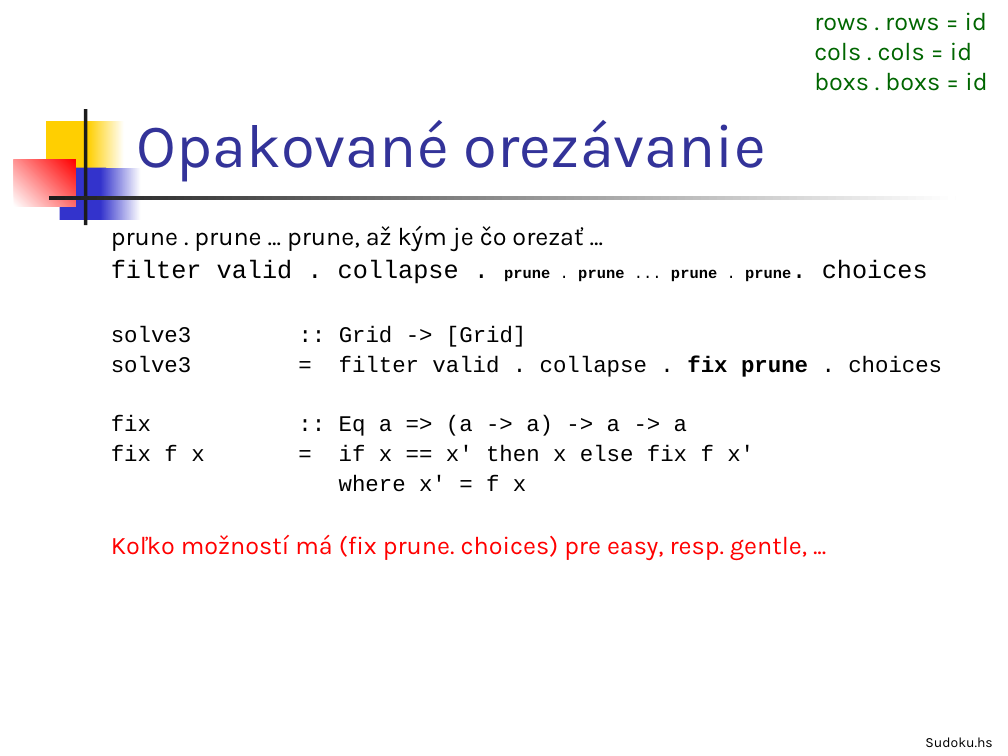
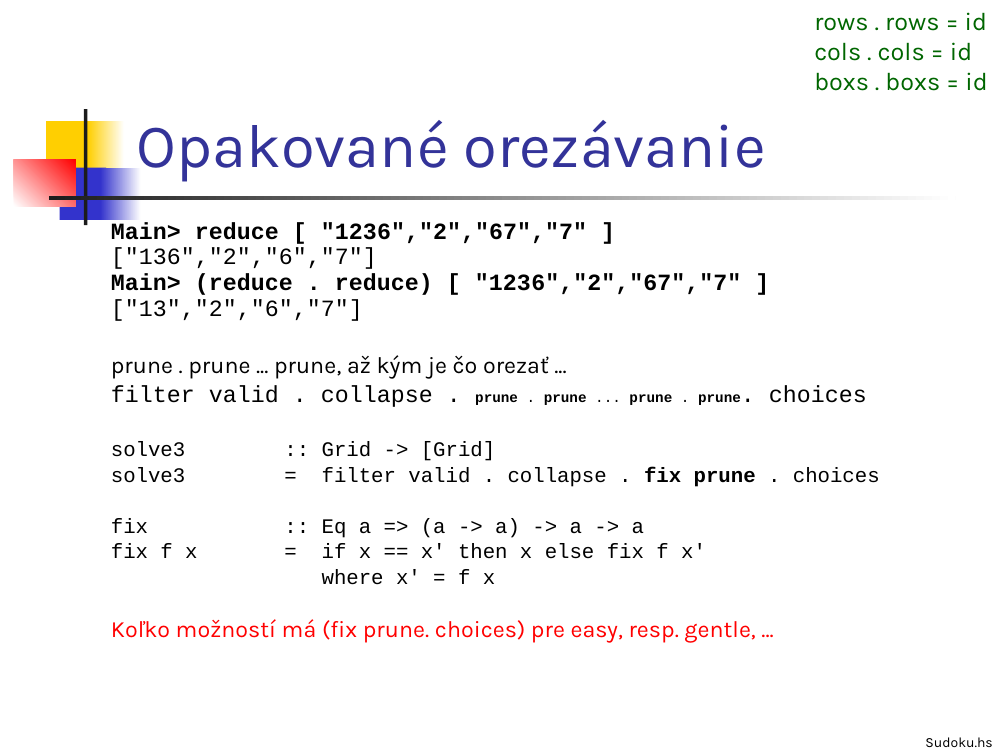
Before and after one commit to Funkcionalne/Prednasky, a slide deck: slide 40 of 04/04_fpro.ppt (slide 39 before the commit). Drawn at 1008x756 pixels with LibreOffice and Linux fonts; fonts in the diff are those of the drawing. Boxes give left, top, right and bottom in pixels: in the first picture for what was removed or moved away, otherwise in the second. Text is boxed around its words. In the diff, an @@ line names an element or a change of style, - is before the commit and + after.

```diff
--- a/04/04_fpro.ppt
+++ b/04/04_fpro.ppt
@@ text at [111,222,741,321]: paragraphs added @@
+Main> reduce [ "1236","2","67","7" ]
+["136","2","6","7"]
+Main> (reduce . reduce) [ "1236","2","67","7" ]
+["13","2","6","7"]
@@ text at [111,355,880,643]: size 18 to 16.6 pt in "prune . prune ... prune, až kým ...", "filter valid . collapse . prune. choices", "Koľko možností má (fix prune. choices) pre ..."; size 11 to 10.2 pt in "prune . prune ... prune . prune."; size 16 to 14.8 pt in "solve3 :: Grid -> [Grid]", "solve3 = filter valid . collapse . ...", "fix :: Eq a => (a -> ...", "fix f x = if x == ..." and 1 more places; line spacing 0.9 to 0.8 @@
```
Also in this commit, not shown: 9 other slides changed, 1 slide added, 7 other files.
